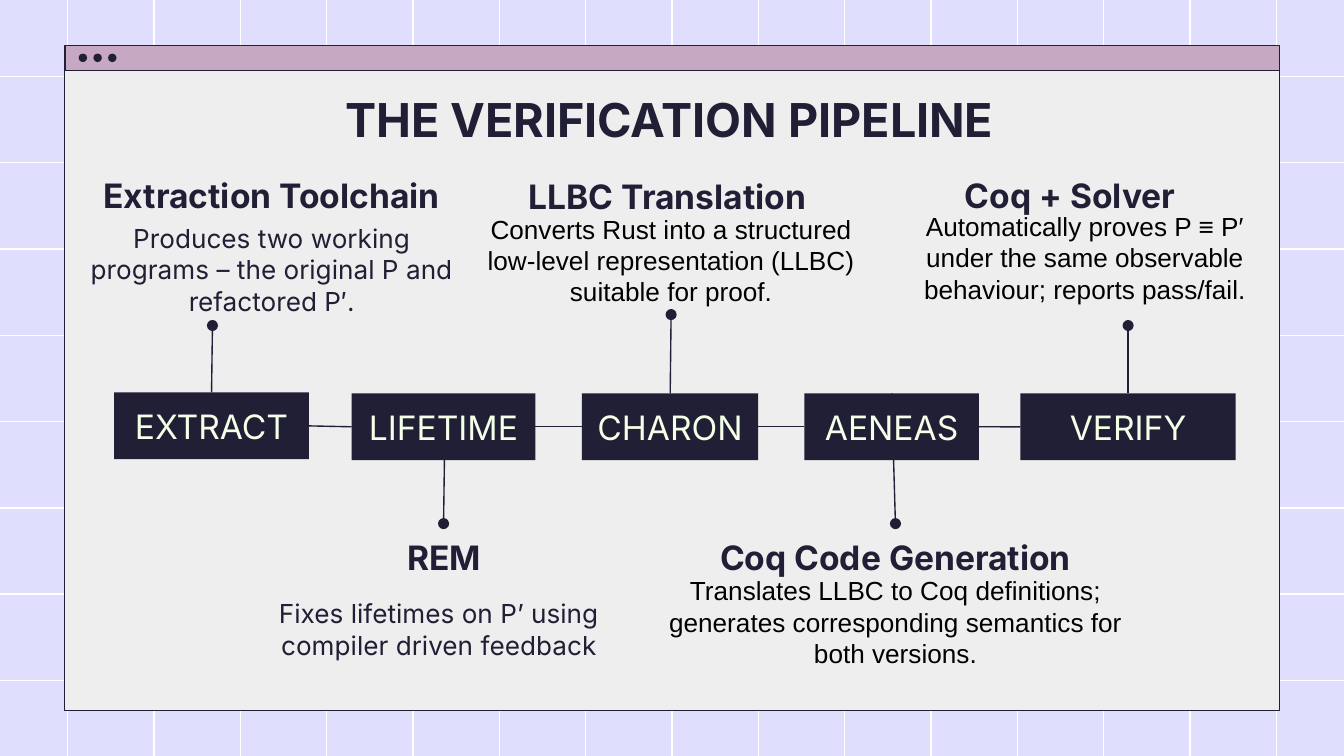
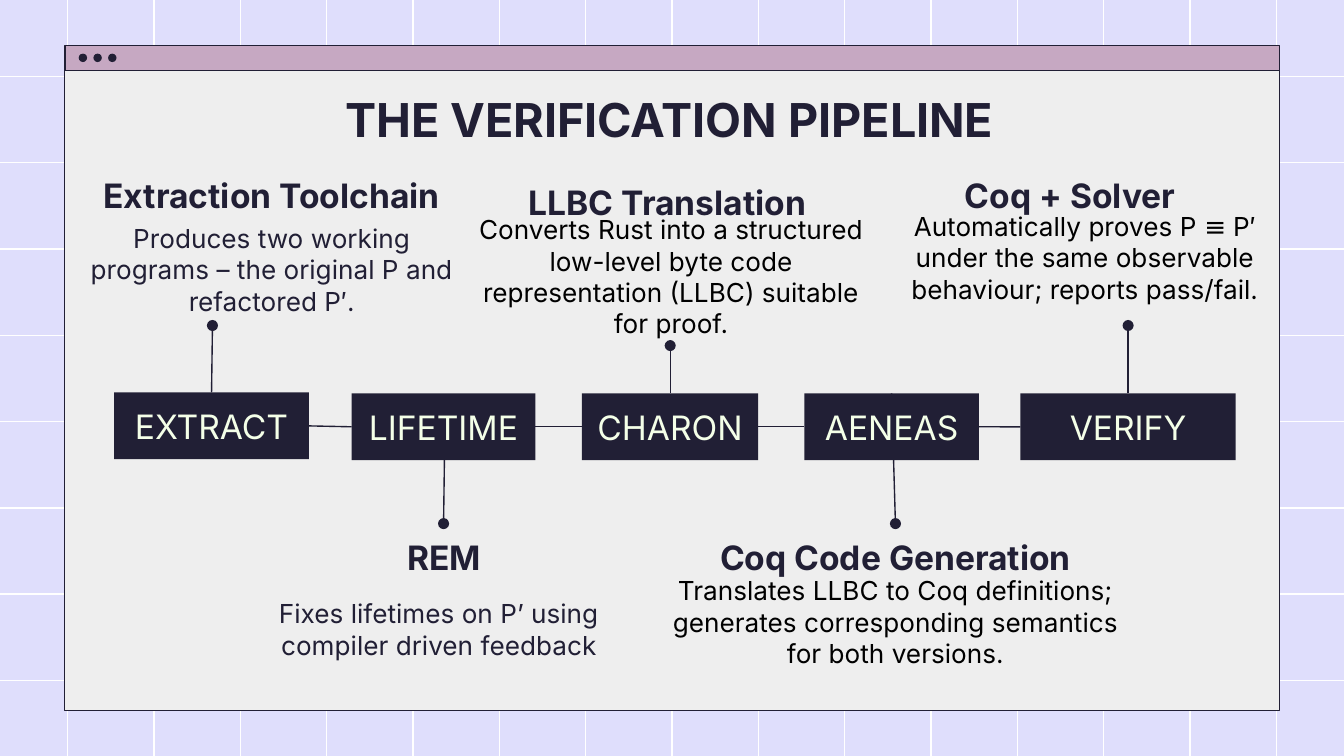
Before and after one commit to RuleBrittonica/3712_Rust_Research_Project, a slide deck: slide 16 of reports/seminar/seminar_presentation.pptx. Drawn at 1344x756 pixels with LibreOffice and Linux fonts; fonts in the diff are those of the drawing. Boxes give left, top, right and bottom in pixels: in the first picture for what was removed or moved away, otherwise in the second. Text is boxed around its words. In the diff, an @@ line names an element or a change of style, - is before the commit and + after.

Commit message:
6 slides to go

```diff
--- a/reports/seminar/seminar_presentation.pptx
+++ b/reports/seminar/seminar_presentation.pptx
@@ text "LLBC Translation" rewrapped from <box>529,183,806,210</box> to <box>529,189,806,223</box> @@
@@ text at <box>479,219,862,339</box>: text changed; font Arial to Inter @@
-Converts Rust into a structured low-level representation (LLBC) suitable for proof.
+Converts Rust into a structured low-level byte code representation (LLBC) suitable for proof.
@@ text "Automatically proves P ≡ P′ ..." at <box>911,214,1258,305</box>: font Arial to Inter @@
@@ arrow moved from (671, 394) - (671, 314) to (671, 394) - (671, 345) @@
@@ text "Translates LLBC to Coq definitions; ..." at <box>673,580,1118,664</box>: font Arial to Inter @@
```
Also in this commit, not shown: 5 other slides changed, 1 slide added, 1 slide removed, 2 other files.
